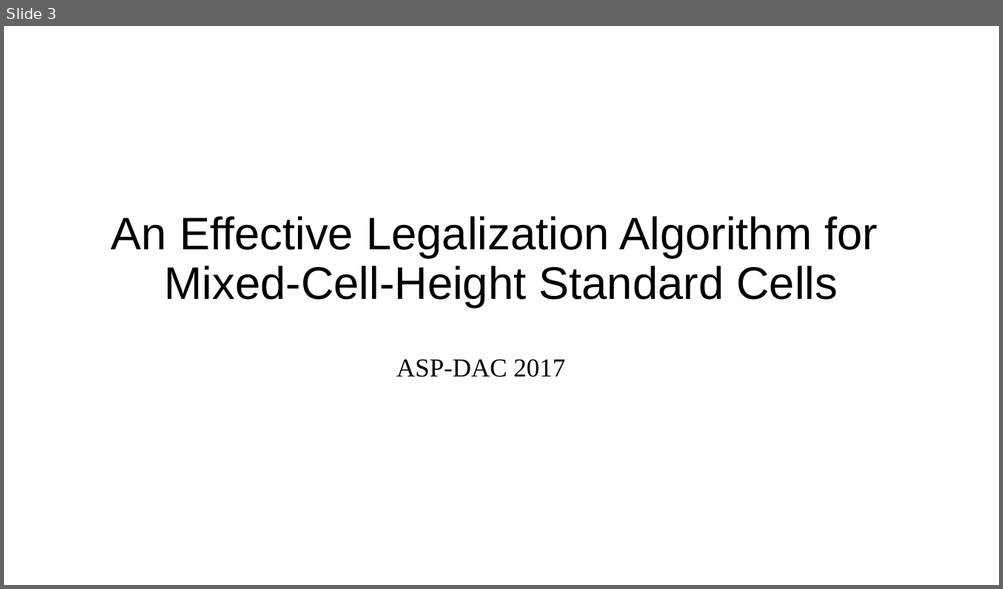
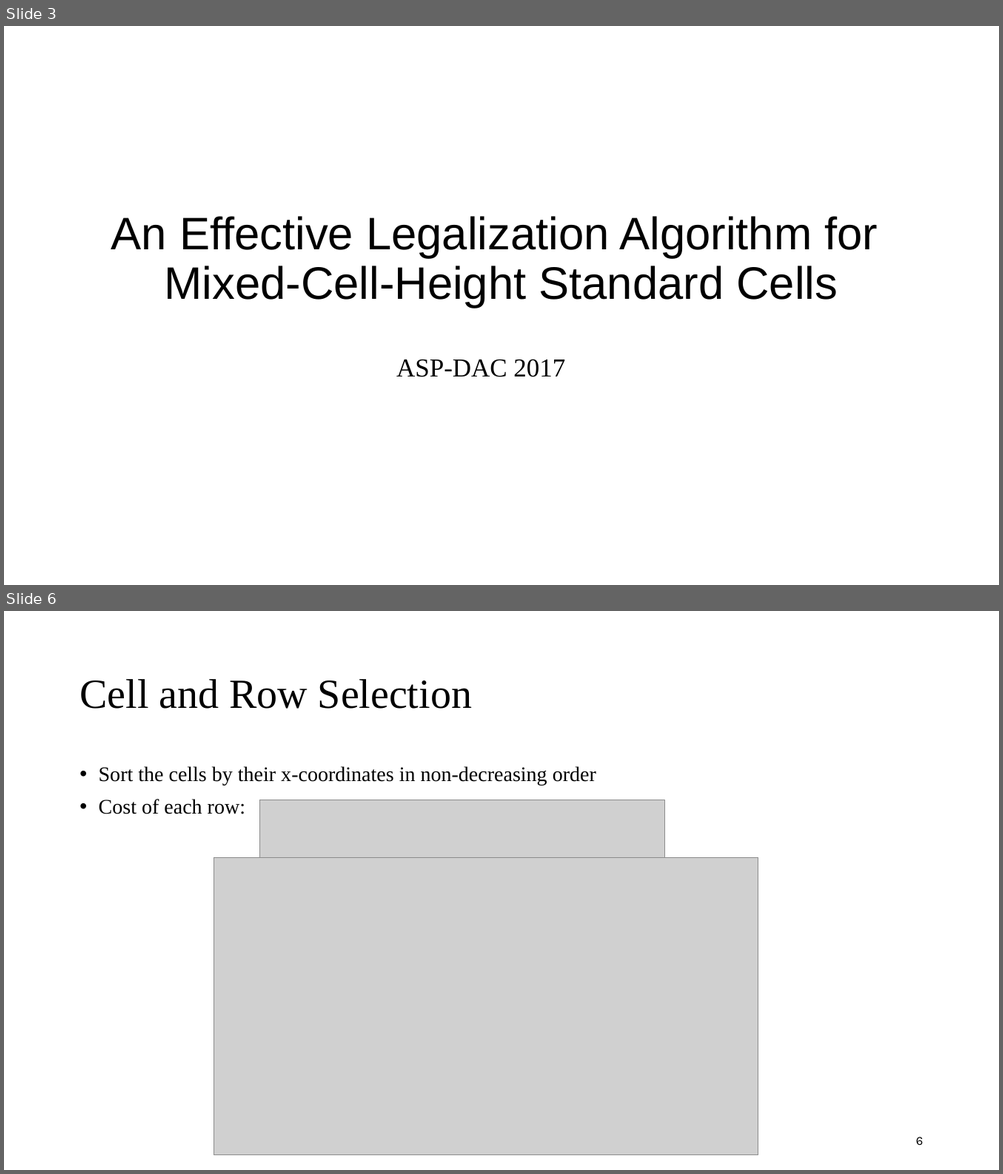
Before and after one commit to demon02130101/Lab, a slide deck: ICCAD/進度報告/0418.pptx. Shown one above the other, each under a label of ours: slide 3 before the commit, slides 3 and 6 after it; the slides between them are not shown. The pictures are 1003x589 and 1003x1174 pixels, drawn with LibreOffice and Linux fonts; fonts in the diff are those of the drawing; grey boxes stand for pictures. Boxes give left, top, right and bottom in pixels: in the first picture for what was removed or moved away, otherwise in the second. Text is boxed around its words. In the diff, an @@ line names an element or a change of style, - is before the commit and + after.

```diff
--- a/ICCAD/進度報告/0418.pptx
+++ b/ICCAD/進度報告/0418.pptx
@@ slide 6 added at (4,611,999,1170), background #FFFFFF @@
@@ title added at (79,679,472,709), 40 pt, text #000000 @@
+Cell and Row Selection
@@ text added at (99,766,596,815), 20 pt, text #000000 @@
+• Sort the cells by their x-coordinates in non-decreasing order
+• Cost of each row:
@@ picture added at (259,800,664,858) @@
@@ picture added at (213,858,758,1156) @@
@@ page number added at (916,1137,923,1145), 12 pt, text #000000 @@
+6
```
Also in this commit, not shown: 1 slide changed, 5 other slides added, 2 slides removed, 5 other files.
